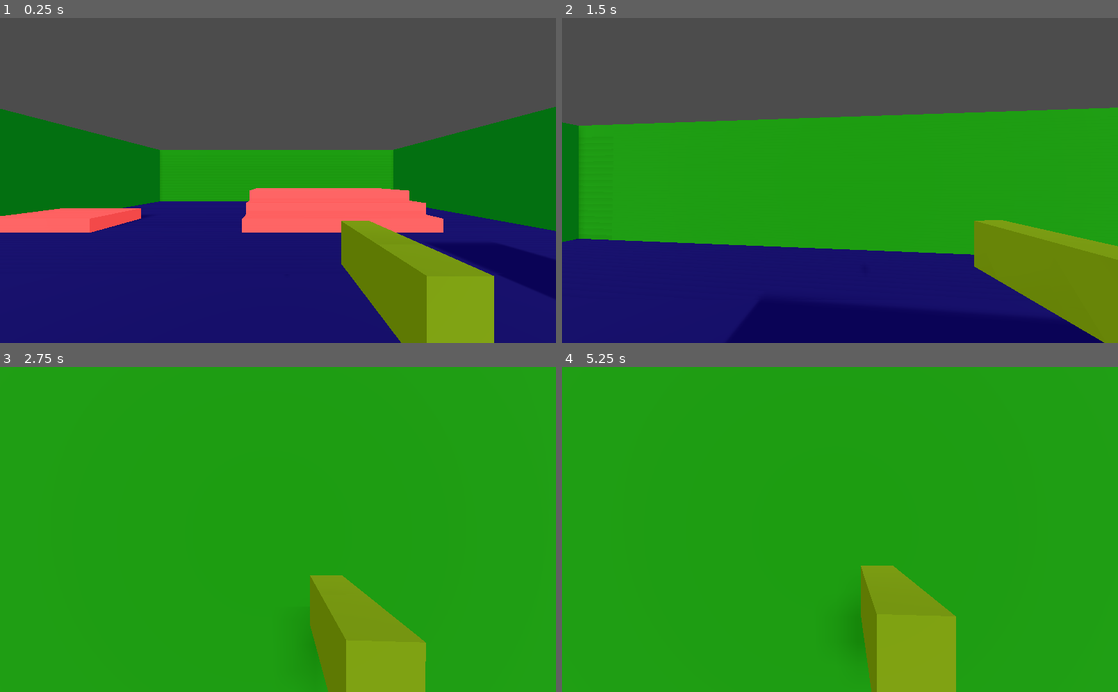
Above: before the commit, frames 1-4 (two rows, left to right).
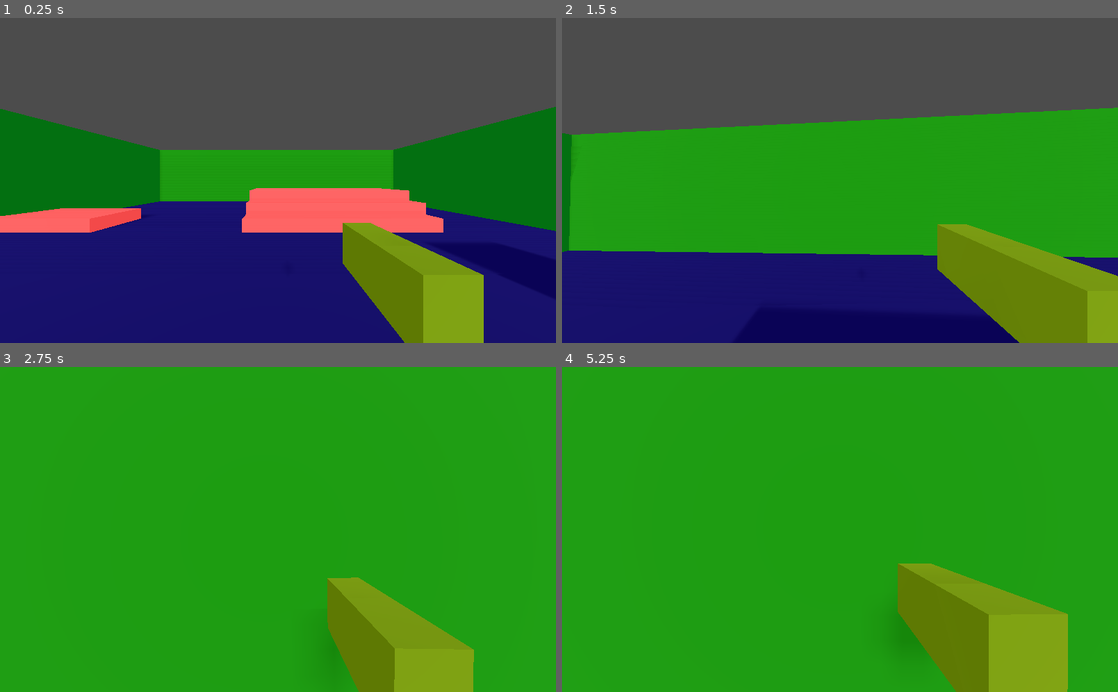
Above: after the commit, the same moments.

Repository: Btan2/Q_Move
Game: Godot game, scene res://Scene1.tscn
The game is run twice, just before and just after one commit, with the same random seed, the same clock (stepped at 60 frames per second) and the same inputs.
Inputs (mouse positions are in pixels of both pictures, inside the frame that each line leads up to):
- Up to frame 1 (0.25 s): no input
- Up to frame 2 (1.5 s): move the mouse to (867, 180) at 0.52 s; hold P 0.53-1.28 s; hold W (move_forward) from 0.53 s (still down); tap Space (jump) at 0.77 s; move the mouse to (812, 180) at 1.27 s; tap P at 1.35 s
- Up to frame 3 (2.75 s): keep holding W (move_forward); tap Space (jump) at 1.52 s; move the mouse to (289, 523) at 2.02 s; hold P from 2.03 s (still down)
- Up to frame 4 (5.25 s): keep holding W (move_forward); move the mouse to (834, 536) at 2.77 s; release P at 2.78 s; tap P at 2.85, 4.35 s; tap Space (jump) at 3.02, 3.77, 4.52 s; move the mouse to (878, 532) at 3.52 s; hold P 3.53-4.28 s; move the mouse to (795, 526) at 4.27 s; move the mouse to (845, 529) at 5.02 s; hold P from 5.03 s (still down)

The runs differ from the first frame. In frame 1, 0.9% of the frame differs, in the area x 61-89%, y 62-100%; in frame 2, 9.4%; in frame 3, 5.7%; in frame 4, 13%, in the area x 53-91%, y 60-100%.

Commit message:
Fixed weapons sway jitters, added camera shake

Diff:
--- a/Scene1.tscn
+++ b/Scene1.tscn
@@ -41,24 +41,24 @@
 
 [node name="Spatial" type="Spatial"]
 
-[node name="KinematicBody" type="KinematicBody" parent="."]
+[node name="Player" type="KinematicBody" parent="."]
 transform = Transform( 1, 0, 0, 0, 1, 0, 0, 0, 1, 0, 7.3814, 0 )
 script = ExtResource( 1 )
 
-[node name="CollisionShape" type="CollisionShape" parent="KinematicBody"]
+[node name="CollisionShape" type="CollisionShape" parent="Player"]
 shape = SubResource( 1 )
 
-[node name="Head" type="Spatial" parent="KinematicBody"]
+[node name="Head" type="Spatial" parent="Player"]
 transform = Transform( 1, 0, 0, 0, 1, 0, 0, 0, 1, 0, 1.5, 0 )
 script = ExtResource( 2 )
 
-[node name="Camera" type="Camera" parent="KinematicBody/Head"]
+[node name="Camera" type="Camera" parent="Player/Head"]
 fov = 90.0
 
-[node name="ViewModel" type="Spatial" parent="KinematicBody/Head"]
+[node name="ViewModel" type="Spatial" parent="Player/Head/Camera"]
 transform = Transform( 1, 0, 0, 0, 1, 0, 0, 0, 1, 0.5, -0.4, -0.75 )
 
-[node name="Model" type="MeshInstance" parent="KinematicBody/Head/ViewModel"]
+[node name="Model" type="MeshInstance" parent="Player/Head/Camera/ViewModel"]
 transform = Transform( 0.1, 0, 0, 0, 0.15, 0, 0, 0, 0.331, 0, 0, 0 )
 mesh = SubResource( 2 )
 material/0 = SubResource( 3 )
--- a/pmove.gd
+++ b/pmove.gd
@@ -49,7 +49,6 @@
 	elif Input.is_action_just_released("jump"):
 		jump_press = false
 
-
 """
 ===============
 _physics_process
@@ -65,7 +64,6 @@
 		GroundMove()
 	else:
 		AirMove()
-
 
 """
 ===============
@@ -154,6 +152,7 @@
 """
 ===============
 StepMove
+Check for non-steep raised ground
 ===============
 """
 func StepMove(original_pos):
--- a/view.gd
+++ b/view.gd
@@ -7,9 +7,10 @@
 - Uses modified functions from Quake source code for weapon-bob, head-bob and so on.
 """
 
-onready var viewmodel = $ViewModel
-onready var viewmodel_origin = viewmodel.transform.origin
-onready var player = get_parent()
+onready var player : KinematicBody = get_parent()
+onready var camera : Camera = $Camera
+onready var viewmodel : Spatial = $Camera/ViewModel
+onready var viewmodel_origin : Vector3 = viewmodel.transform.origin
 
 var bobtimes = [0,0,0]
 var Q_bobtime : float = 0.0
@@ -20,6 +21,9 @@
 var idleRight : float = 0.0
 var idleForward : float = 0.0
 var idleUp : float =  0.0
+var shakecam = false
+var shaketime : float = 0.0
+var shakelength = 0.0
 var deltaTime : float = 0.0
 var idletime : float = 0.0
 var mouse_move : Vector2 = Vector2.ZERO
@@ -47,12 +51,12 @@
 const tiltextra : float = 2.0           # default: 2.0
 
 #Viewmodel Sway
-const swayPos_offset : float = 0.5      # default: 0.12
-const swayPos_max : float = 0.9         # default: 0.1
-const swayPos_speed : float = 9.0       # default: 9.0
-const swayRoll_angle : float = 5.0      # default: 5.0   (old default: Vector3(5.0, 5.0, 2.0))
-const swayRoll_max : float = 15.0       # default: 15.0  (old default: Vector3(12.0, 12.0, 4.0))
-const swayRoll_speed : float = 10.0     # default: 10.0
+const swayPos_offset : float = 0.12     # default: 0.12
+const swayPos_max : float = 0.5        # default: 0.1
+const swayPos_speed : float = 7.0       # default: 9.0
+const swayRoll_angle : float = 2.0      # default: 5.0   (old default: Vector3(5.0, 5.0, 2.0))
+const swayRoll_max : float = 10.0       # default: 15.0  (old default: Vector3(12.0, 12.0, 4.0))
+const swayRoll_speed : float = 2.0     # default: 10.0
 
 #View Idle
 const idlescale : float= 1.6            # default: 1.6
@@ -98,46 +102,53 @@
 func _input(event):
 	if event is InputEventMouseMotion:
 		moved = true
-		mouse_move = event.relative * sway_sensitivity
+		mouse_move = lerp(mouse_move, event.relative * mouse_sensitivity, 15 * deltaTime)
+#		mouse_move.x = event.relative.x * mouse_sensitivity
+#		mouse_move.y = event.relative.y * mouse_sensitivity
 
 		mouse_rotation_x -= event.relative.y * mouse_sensitivity
 		mouse_rotation_x = clamp(mouse_rotation_x, -90, 90)
 		player.rotate_y(deg2rad(-event.relative.x * mouse_sensitivity))
 
+	if Input.is_key_pressed(KEY_P):
+		TriggerShake(5.0)
+
 """
 ===============
 _process
 ===============
 """
-func _process(delta):
+func _physics_process(delta):
 	deltaTime = delta
 
 	if player.is_dead:
-		rotation_degrees.z = 80
+		camera.rotation_degrees.z = 80
 		transform.origin = Vector3(0, -1.6, 0)
 		return
 
+	# Need to establish point of origin before applying transforms
 	transform.origin = Vector3(0, y_offset, 0)
-	rotation_degrees = Vector3(mouse_rotation_x, 0, 0)
-
+	camera.rotation_degrees = Vector3(mouse_rotation_x, 0, 0)
+	viewmodel.transform.origin = viewmodel_origin
+	viewmodel.rotation_degrees = Vector3.ZERO
+
+	ViewRoll()
 	ViewModelSway()
-	ViewRoll()
 
 	if player.velocity == Vector3.ZERO:
 		bobtimes = [0,0,0]
 		Q_bobtime = 0.0
 		AddIdle()
+		ViewIdle()
 		ViewModelIdle()
-		ViewIdle()
 	else:
 		idletime = 0.0
 		AddBob()
-		ViewModelBob()
-
 		if newbob:
 			ViewBob1()
 		else:
 			ViewBob2()
+		ViewModelBob()
 
 	# Smooth out stair step ups
 	if player.state == 0 and player.global_transform.origin[1] - oldy > 0:
@@ -152,9 +163,12 @@
 
 	# Apply damage/fall kicks
 	if v_dmg_time > 0.0:
-		rotation_degrees.z += v_dmg_time / kick_time * v_dmg_roll
-		rotation_degrees.x += v_dmg_time / kick_time * v_dmg_pitch
+		camera.rotation_degrees.z += v_dmg_time / kick_time * v_dmg_roll
+		camera.rotation_degrees.x += v_dmg_time / kick_time * v_dmg_pitch
 		v_dmg_time -= delta
+
+	if shakecam:
+		Shake(1)
 
 """
 ===============
@@ -176,20 +190,19 @@
 	rot.y = clamp(-mouse_move.x * swayRoll_angle, -swayRoll_max, swayRoll_max)
 	swayRoll = lerp(swayRoll, rot, swayRoll_speed * deltaTime)
 
-	viewmodel.transform.origin = viewmodel_origin + swayPos
-	viewmodel.rotation_degrees = swayRoll
+	viewmodel.transform.origin += swayPos
+	viewmodel.rotation_degrees += swayRoll
 
 	moved = false
 
 """
 ===============
-CalcViewRoll
-Roll view and viewmodel by movement
+ViewRoll
 ===============
 """
 func ViewRoll():
 	var side = CalcRoll(player.velocity, rollangles, rollspeed) * 4;
-	rotation_degrees.z += side
+	camera.rotation_degrees.z += side
 	viewmodel.rotation_degrees.z = side * tiltextra
 
 """
@@ -215,7 +228,6 @@
 """
 ==============
 AddIdle
-Calculate idle sinewaves
 ==============
 """
 func AddIdle():
@@ -227,18 +239,16 @@
 """
 ===============
 ViewIdle
-Idle view bob
 ===============
 """
 func ViewIdle():
-	rotation_degrees.x += idleUp
-	rotation_degrees.y += idleRight
-	rotation_degrees.z += idleForward
+	camera.rotation_degrees.x += idleUp
+	camera.rotation_degrees.y += idleRight
+	camera.rotation_degrees.z += idleForward
 
 """
 ===============
 ViewModelIdle
-Idle weapon bob
 ===============
 """
 func ViewModelIdle():
@@ -260,7 +270,6 @@
 """
 ===============
 ViewModelBob
-Bob view model on xyz axes
 ===============
 """
 func ViewModelBob():
@@ -271,18 +280,30 @@
 
 """
 ===============
-ViewBob
-Bob view up/down with slight z axis roll
+ViewBob1
+More modern head bobbing
 ===============
 """
 func ViewBob1():
-	rotation_degrees.z += bobRight * 0.8
-	rotation_degrees.y -= bobUp * 0.8
-	rotation_degrees.x += bobRight * 1.2
-
+	camera.rotation_degrees.z += bobRight * 0.8
+	camera.rotation_degrees.y -= bobUp * 0.8
+	camera.rotation_degrees.x += bobRight * 1.2
+
+"""
+===============
+ViewBob2
+Quake head bob
+===============
+"""
 func ViewBob2():
 	transform.origin[1] += Q_CalcBob()
 
+"""
+===============
+Q_CalcBob
+Quake bob
+===============
+"""
 func Q_CalcBob():
 	var vel        : Vector3
 	var cycle      : float
@@ -344,6 +365,45 @@
 
 """
 ==============
+TriggerShake
+==============
+"""
+func TriggerShake(time):
+	shakecam = true
+	shaketime = 0.0
+	shakelength = time
+	yield(get_tree().create_timer(time),"timeout")
+	shakecam = false
+
+"""
+==============
+Shake
+==============
+"""
+func Shake(easing):
+	var cycle = Vector3(33, 44, 36)
+	var m_level = Vector3(0.02, 0.06, 0.02)
+	var v_level = Vector3(-1.5, 2, 1.25)
+	var s_scale : float
+
+	shaketime += deltaTime
+
+	easing = clamp(easing, 0, 2)
+	if easing == 0: # No shake easing, stops suddenly
+		s_scale = 1.0
+	elif easing == 1: # Ease off scaling towards the end of the shake
+		var diff = shakelength - shaketime
+		s_scale = diff if diff <= 1.0 else 1.0
+	elif easing == 2: # Ease off scaling throughout the entire shake
+		s_scale = 1.0 - shaketime/shakelength
+
+	for i in range(3):
+		viewmodel.transform.origin[i] += s_scale * sin(shaketime * cycle[i]) * m_level[i]
+		camera.rotation_degrees[i] += s_scale * sin(shaketime * cycle[i]) * v_level[i]
+
+
+"""
+==============
 ParseDamage
 Trigger view kicks
 ==============
